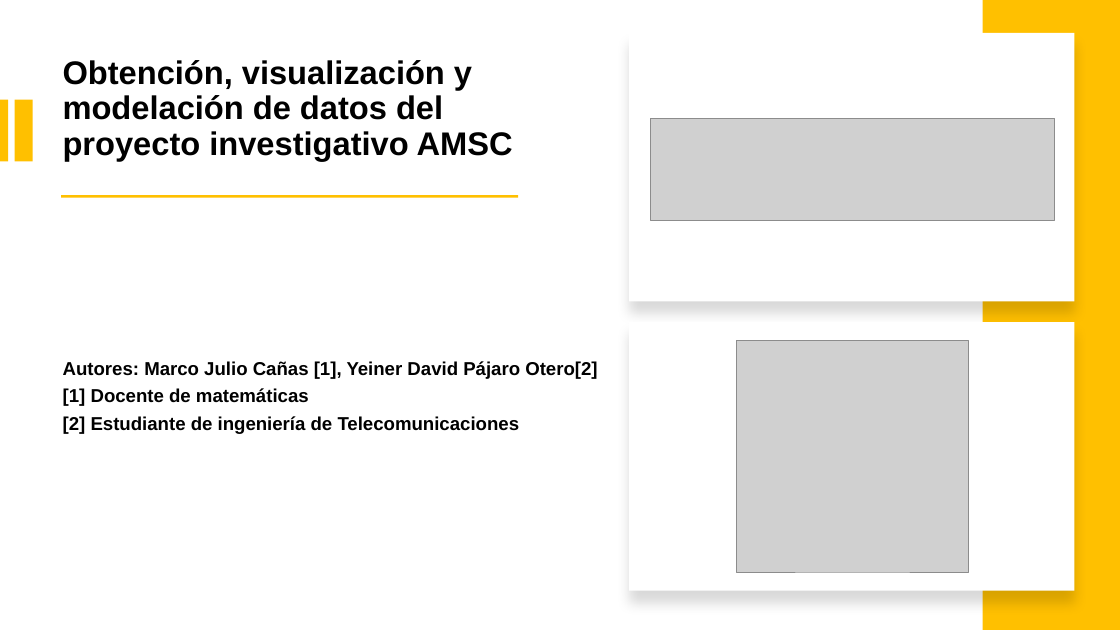
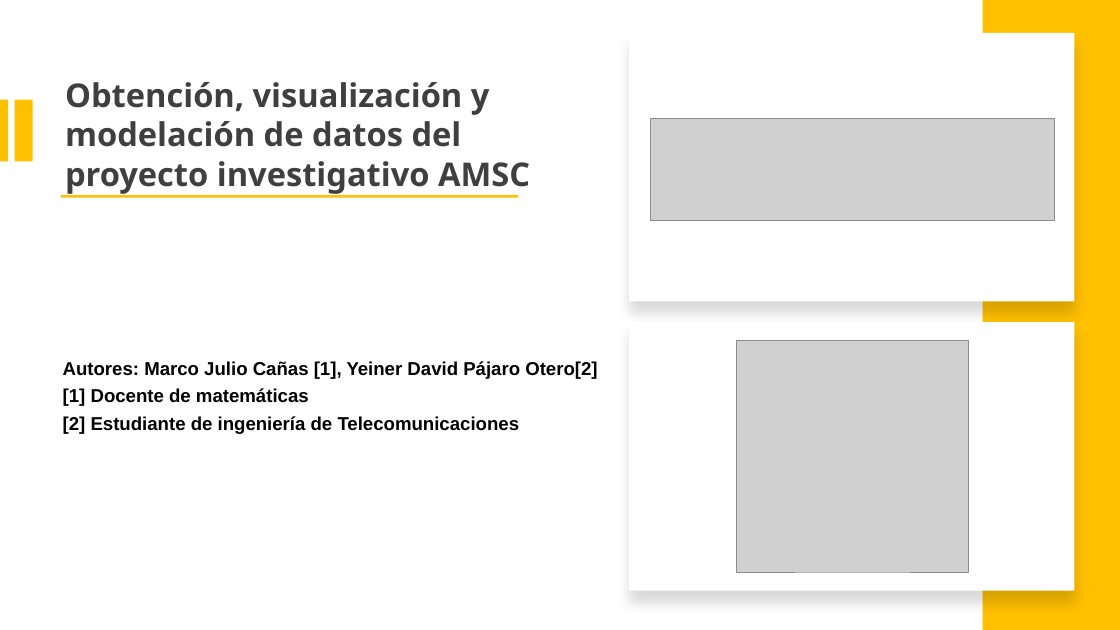
Before and after one commit to marco-canas/cumplea-os_oficina_docentes, a slide deck: slide 1 of ponencia_sena_obtencion_visualizacion_modelacion_AMSC/presentacion_yeiner_marco_obtencion_visualizacion_modelacion.pptx. Drawn at 1120x630 pixels with LibreOffice and Linux fonts; fonts in the diff are those of the drawing; grey boxes stand for pictures. Boxes give left, top, right and bottom in pixels: in the first picture for what was removed or moved away, otherwise in the second. Text is boxed around its words. In the diff, an @@ line names an element or a change of style, - is before the commit and + after.

```diff
--- a/ponencia_sena_obtencion_visualizacion_modelacion_AMSC/presentacion_yeiner_marco_obtencion_visualizacion_modelacion.pptx
+++ b/ponencia_sena_obtencion_visualizacion_modelacion_AMSC/presentacion_yeiner_marco_obtencion_visualizacion_modelacion.pptx
@@ text "Obtención, visualización y modelación de ...": place and size @@
-text "Obtención, visualización y modelación de ..." at [63,60,513,161]
+text "Obtención, visualización y modelación de ..." at [65,82,530,194]
@@ text "Obtención, visualización y modelación de ..." at [65,82,530,194]: font Arial to Noto Sans, text colour #000000 to #3F3F3F; line spacing 0.9 to 1; less space between paragraphs; vertical alignment middle to top @@
```
Also in this commit, not shown: 1 other slide changed, 4 slides added, 6 slides removed, 2 other files.
